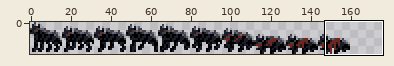
Two versions of one sprite sheet, overworld/src/assets/sprites/enemy_sprites/wolfen/wolfen_left.png. Above: a wide view before the commit, with the close-up outlined.
Close-up. As it was:
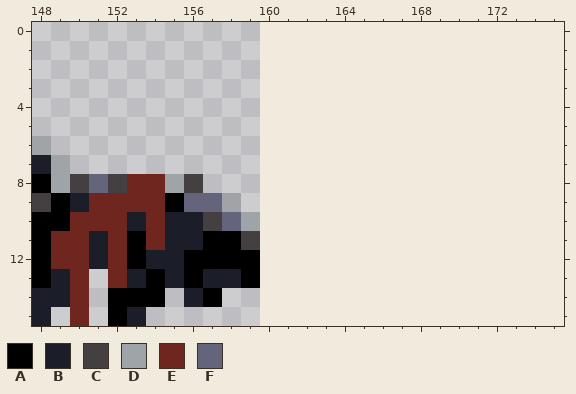
The file is 640x64 pixels, drawn in blocks of 4x4; one block is one cell here. Shown: x 148..175, y 0..15. The old version is drawn lined up with the new one, on the new canvas.
Palette (. is transparent): A #000000  B #1b1e29  C #443f41  D #9ea4a7  E #6f261e  F #64647c
Pixels before, first column x 148:
 6 D...........
 7 BD..........
 8 ADCFCEEDC...
 9 CABEEEEAFFD.
10 AAEEEBEBBCFD
11 AEEBEAEBBAAC
12 AEEBEABBAAAA
13 ABE.EBABABBA
14 BBE.AAA.BA..
15 B.E.AB......
Once edited:
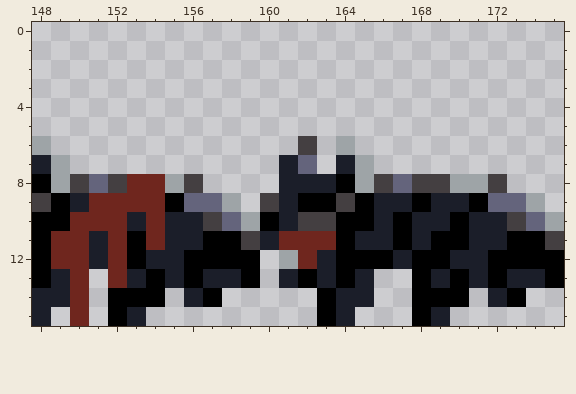
The exact change:
canvas 160x16 -> 176x16
The author put colour A in row 8 at x 164; in row 9 at x 162 to 163, 165, 168 and 171; in row 10 at x 160, 164 to 165, 167 and 170; in row 11 at x 164, 167, 169 to 170 and 173 to 174; in row 12 at x 164 to 166, 168 to 169 and 172 to 175; in row 13 at x 162, 164, 168, 170, 172 and 175.
The author put colour A in row 14 at x 163, 168 to 170 and 173; in row 15 at x 163 and 168.
The author put colour B in row 7 at x 161 and 164; in row 8 at x 161 to 163; in row 9 at x 161, 166 to 167 and 169 to 170; in row 10 at x 161, 166, 168 to 169 and 171 to 172; in row 11 at x 160, 165 to 166, 168 and 171 to 172; in row 12 at x 163, 167 and 170 to 171.
The author put colour B in row 13 at x 161, 163, 165, 169, 171 and 173 to 174; in row 14 at x 164 to 165 and 172; in row 15 at x 164 and 169.
The author put colour C in row 6 at x 162; in row 8 at x 166, 168 to 169 and 172; in row 9 at x 160 and 164; in row 10 at x 162 to 163 and 173; in row 11 at x 175.
The author put colour D in row 6 at x 164; in row 7 at x 165; in row 8 at x 165 and 170 to 171; in row 9 at x 174; in row 10 at x 175; in row 12 at x 161.
The author put colour E in row 11 at x 161 to 163; in row 12 at x 162.
The author put colour F in row 7 at x 162; in row 8 at x 167; in row 9 at x 172 to 173; in row 10 at x 174.
Pixel boxes of the changes (left, top, right, bottom) in both close-ups:
added: (260, 136, 564, 326)
